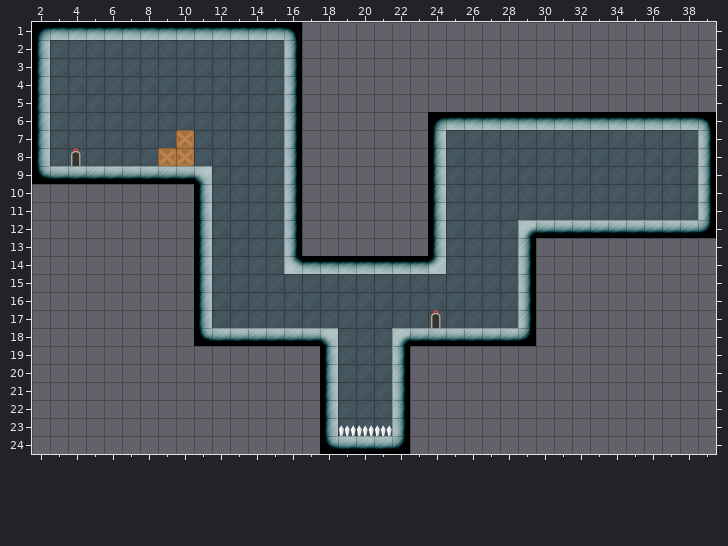
An edit to a level. Tiled map (JSON), assets/levels/level1.json. The picture above is the old version.
Cells are 70x70 px. Shown: x 2..39, y 1..24.
The same view after the edit:
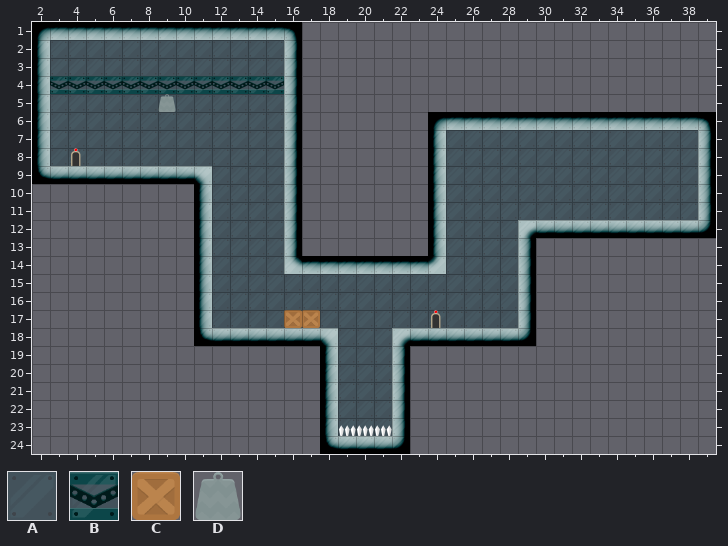
Key: from "gradiented": A 1, B 14; from "objects": C 0, D 3.
_ is an empty cell.
Objects are placed by their top-left corner, in cells (3,4 is the top-left corner of cell 3,4); size is 1x1 cell unless given.
Changes in this commit:
Layer "Background":
The author changed tile A to tile B in row 4 at x 3 to 15.
Layer "Objects":
Object C at 10,8 becomes C at 16,17.
Object C at 9,8 becomes C at 17,17.
A new object: D at 9,5.
Object C at 10,7 is removed.
